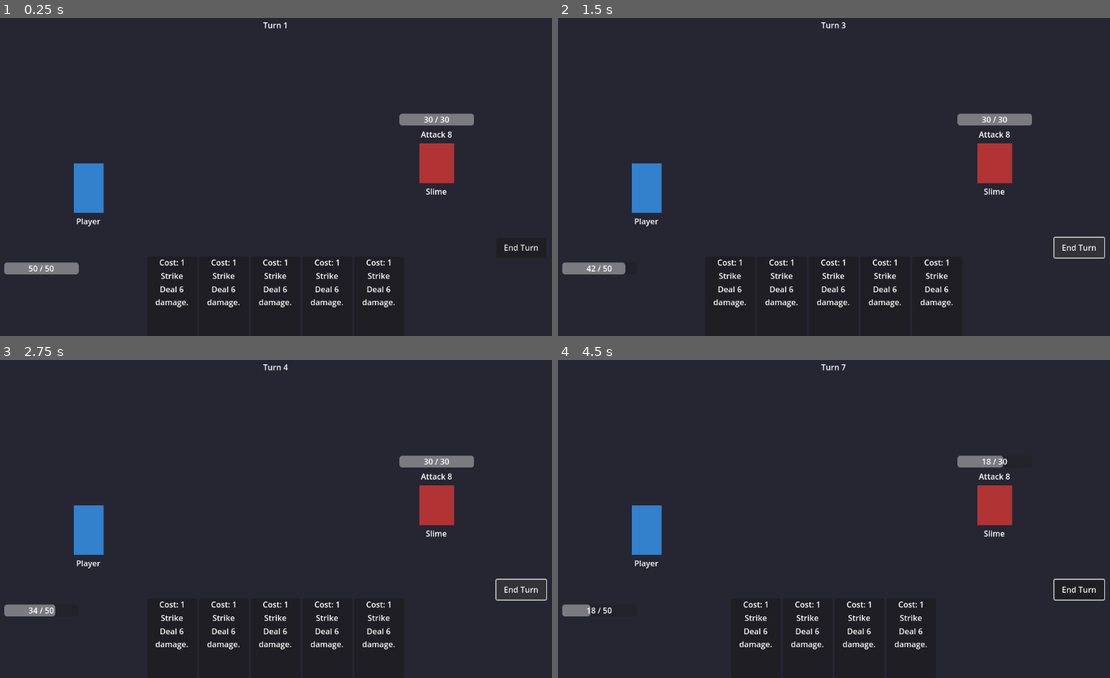
Above: before the commit, frames 1-4 (two rows, left to right).
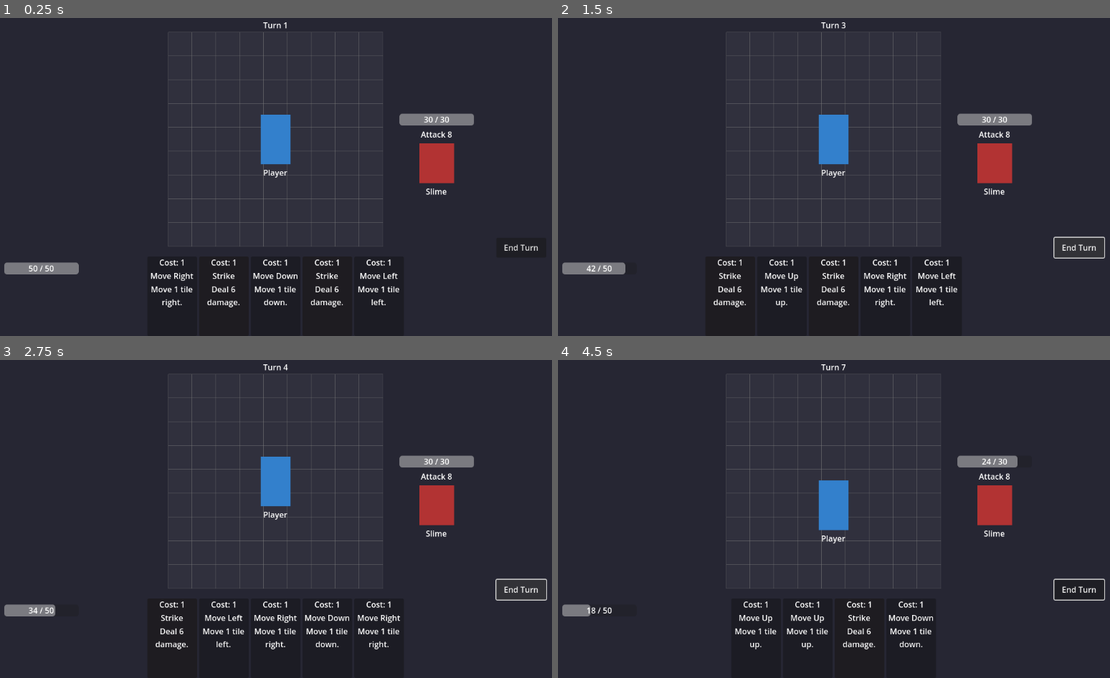
Above: after the commit, the same moments.

Repository: tommytang0122/kanjo-slay-the-spire
Game: Godot game, scene res://scenes/battle/battle_scene.tscn
Two runs of this game, one before a commit and one after it. Both use one fixed random seed, a clock stepped at 60 frames per second and the inputs below.
Inputs (mouse positions are in pixels of both pictures, inside the frame that each line leads up to):
- Up to frame 1 (0.25 s): no input
- Up to frame 2 (1.5 s): click "End Turn" at 0.5 s; click "End Turn" at 1.25 s
- Up to frame 3 (2.75 s): click "End Turn" at 2 s
- Up to frame 4 (4.5 s): tap Enter at 2.75, 4.25 s; move the mouse to (729, 639) at 2.77 s; click (729, 639) at 2.92 s; tap Space at 3.5 s; move the mouse to (756, 639) at 3.52 s; click (756, 639) at 3.67 s; move the mouse to (729, 639) at 4.27 s; click (729, 639) at 4.42 s

The runs differ from the first frame. In frame 1, 3.9% of the frame differs, in the area x 13-73%, y 4-91%; in frame 2, 3.9%; in frame 3, 4.2%; in frame 4, 4.0%.

Commit message:
add move

Diff:
--- a/data/cards/card_data.gd
+++ b/data/cards/card_data.gd
@@ -5,3 +5,4 @@
 @export var damage: int = 0
 @export var cost: int = 1
 @export var description: String = ""
+@export var card_type: String = "attack"
--- /dev/null
+++ b/data/cards/move_down.tres
@@ -0,0 +1,11 @@
+[gd_resource type="Resource" load_steps=2 format=3]
+
+[ext_resource type="Script" uid="uid://uk6k11iggp1n" path="res://data/cards/card_data.gd" id="1"]
+
+[resource]
+script = ExtResource("1")
+card_name = "Move Down"
+damage = 0
+cost = 1
+description = "Move 1 tile down."
+card_type = "move_down"
--- /dev/null
+++ b/data/cards/move_left.tres
@@ -0,0 +1,11 @@
+[gd_resource type="Resource" load_steps=2 format=3]
+
+[ext_resource type="Script" uid="uid://uk6k11iggp1n" path="res://data/cards/card_data.gd" id="1"]
+
+[resource]
+script = ExtResource("1")
+card_name = "Move Left"
+damage = 0
+cost = 1
+description = "Move 1 tile left."
+card_type = "move_left"
--- /dev/null
+++ b/data/cards/move_right.tres
@@ -0,0 +1,11 @@
+[gd_resource type="Resource" load_steps=2 format=3]
+
+[ext_resource type="Script" uid="uid://uk6k11iggp1n" path="res://data/cards/card_data.gd" id="1"]
+
+[resource]
+script = ExtResource("1")
+card_name = "Move Right"
+damage = 0
+cost = 1
+description = "Move 1 tile right."
+card_type = "move_right"
--- /dev/null
+++ b/data/cards/move_up.tres
@@ -0,0 +1,11 @@
+[gd_resource type="Resource" load_steps=2 format=3]
+
+[ext_resource type="Script" uid="uid://uk6k11iggp1n" path="res://data/cards/card_data.gd" id="1"]
+
+[resource]
+script = ExtResource("1")
+card_name = "Move Up"
+damage = 0
+cost = 1
+description = "Move 1 tile up."
+card_type = "move_up"
--- a/data/cards/strike.tres
+++ b/data/cards/strike.tres
@@ -8,3 +8,4 @@
 damage = 6
 cost = 1
 description = "Deal 6 damage."
+card_type = "attack"
--- a/data/characters/player.tres
+++ b/data/characters/player.tres
@@ -1,11 +1,15 @@
-[gd_resource type="Resource" script_class="CharacterData" load_steps=4 format=3 uid="uid://bigqr746xvnbd"]
+[gd_resource type="Resource" script_class="CharacterData" load_steps=8 format=3 uid="uid://bigqr746xvnbd"]
 
 [ext_resource type="Script" uid="uid://cnxelhfka3d2m" path="res://data/characters/character_data.gd" id="1"]
 [ext_resource type="Script" uid="uid://uk6k11iggp1n" path="res://data/cards/card_data.gd" id="1_btt0u"]
 [ext_resource type="Resource" uid="uid://b3ak1li5ppcd1" path="res://data/cards/strike.tres" id="2"]
+[ext_resource type="Resource" path="res://data/cards/move_up.tres" id="3"]
+[ext_resource type="Resource" path="res://data/cards/move_down.tres" id="4"]
+[ext_resource type="Resource" path="res://data/cards/move_left.tres" id="5"]
+[ext_resource type="Resource" path="res://data/cards/move_right.tres" id="6"]
 
 [resource]
 script = ExtResource("1")
 character_name = "Player"
 max_hp = 50
-deck = Array[ExtResource("1_btt0u")]([ExtResource("2"), ExtResource("2"), ExtResource("2"), ExtResource("2"), ExtResource("2")])
+deck = Array[ExtResource("1_btt0u")]([ExtResource("2"), ExtResource("2"), ExtResource("2"), ExtResource("2"), ExtResource("2"), ExtResource("2"), ExtResource("2"), ExtResource("2"), ExtResource("2"), ExtResource("2"), ExtResource("2"), ExtResource("2"), ExtResource("2"), ExtResource("2"), ExtResource("2"), ExtResource("2"), ExtResource("2"), ExtResource("2"), ExtResource("2"), ExtResource("2"), ExtResource("3"), ExtResource("3"), ExtResource("3"), ExtResource("3"), ExtResource("3"), ExtResource("4"), ExtResource("4"), ExtResource("4"), ExtResource("4"), ExtResource("4"), ExtResource("5"), ExtResource("5"), ExtResource("5"), ExtResource("5"), ExtResource("5"), ExtResource("6"), ExtResource("6"), ExtResource("6"), ExtResource("6"), ExtResource("6")])
--- /dev/null
+++ b/scenes/battle/battle_grid.gd
@@ -0,0 +1,22 @@
+class_name BattleGrid
+extends Node2D
+
+const GRID_SIZE := 9
+const TILE_SIZE := 48
+
+var player_pos := Vector2i(4, 4)
+
+func update_position(p_player_pos: Vector2i) -> void:
+	player_pos = p_player_pos
+	queue_redraw()
+
+func _draw() -> void:
+	for x in range(GRID_SIZE):
+		for y in range(GRID_SIZE):
+			var rect := Rect2(x * TILE_SIZE, y * TILE_SIZE, TILE_SIZE, TILE_SIZE)
+			var pos := Vector2i(x, y)
+			if pos == player_pos:
+				draw_rect(rect, Color(0.3, 0.5, 0.9, 0.6))
+			else:
+				draw_rect(rect, Color(0.25, 0.25, 0.3, 0.4))
+			draw_rect(rect, Color(0.5, 0.5, 0.5, 0.3), false)
--- a/scenes/battle/battle_scene.gd
+++ b/scenes/battle/battle_scene.gd
@@ -9,6 +9,7 @@
 @onready var end_turn_button: Button = $CanvasLayer/EndTurnButton
 @onready var turn_label: Label = $CanvasLayer/TurnLabel
 @onready var result_label: Label = $CanvasLayer/ResultLabel
+@onready var battle_grid: BattleGrid = $BattleGrid
 
 var player_data: CharacterData = preload("res://data/characters/player.tres")
 var enemy_data: CharacterData = preload("res://data/characters/slime.tres")
@@ -39,6 +40,13 @@
 	# Connect enemy intent
 	enemy_node.intent_changed.connect(_on_intent_changed)
 
+	# Setup grid — player on left grid, enemy fixed on right
+	var gm := battle_manager.grid_manager
+	player_node.position = gm.grid_to_screen(gm.player_pos)
+	enemy_node.position = Vector2(900, 300)
+	battle_grid.update_position(gm.player_pos)
+	gm.player_moved.connect(_on_player_moved)
+
 	# Start battle
 	battle_manager.setup(player_node, enemy_node, player_data)
 
@@ -51,5 +59,10 @@
 	result_label.text = "VICTORY!" if won else "DEFEAT..."
 	end_turn_button.disabled = true
 
+func _on_player_moved(new_pos: Vector2i) -> void:
+	var gm := battle_manager.grid_manager
+	player_node.position = gm.grid_to_screen(new_pos)
+	battle_grid.update_position(new_pos)
+
 func _on_intent_changed(_intent: String) -> void:
 	pass # IntentLabel on EnemyNode handles its own display
--- a/scenes/battle/battle_scene.tscn
+++ b/scenes/battle/battle_scene.tscn
@@ -8,6 +8,8 @@
 [ext_resource type="Script" uid="uid://ryoho6ks1gi" path="res://scripts/deck_manager.gd" id="6"]
 [ext_resource type="Script" uid="uid://d03bqygh6kxc7" path="res://scenes/ui/health_bar.gd" id="7"]
 [ext_resource type="Script" uid="uid://bdn2qhgyl8p8i" path="res://scenes/ui/hand_ui.gd" id="8"]
+[ext_resource type="Script" uid="uid://drf2in3jyidnm" path="res://scenes/battle/battle_grid.gd" id="9"]
+[ext_resource type="Script" uid="uid://dnoaa01barfcy" path="res://scripts/grid_manager.gd" id="10"]
 
 [node name="BattleScene" type="Node2D"]
 script = ExtResource("1")
@@ -16,6 +18,10 @@
 offset_right = 1152.0
 offset_bottom = 648.0
 color = Color(0.15, 0.15, 0.2, 1)
+
+[node name="BattleGrid" type="Node2D" parent="."]
+position = Vector2(360, 36)
+script = ExtResource("9")
 
 [node name="PlayerNode" type="Node2D" parent="."]
 position = Vector2(200, 350)
@@ -70,6 +76,9 @@
 
 [node name="DeckManager" type="Node" parent="BattleManager"]
 script = ExtResource("6")
+
+[node name="GridManager" type="Node" parent="BattleManager"]
+script = ExtResource("10")
 
 [node name="CanvasLayer" type="CanvasLayer" parent="."]
 
--- a/scenes/ui/card_ui.gd
+++ b/scenes/ui/card_ui.gd
@@ -23,6 +23,10 @@
 	name_label.text = card_data.card_name
 	damage_label.text = card_data.description
 	cost_label.text = "Cost: %d" % card_data.cost
+	if card_data.card_type == "attack":
+		self_modulate = Color(1.0, 0.85, 0.85)
+	else:
+		self_modulate = Color(0.85, 0.85, 1.0)
 
 func _on_gui_input(event: InputEvent) -> void:
 	if event is InputEventMouseButton and event.pressed and event.button_index == MOUSE_BUTTON_LEFT:
--- a/scripts/battle_manager.gd
+++ b/scripts/battle_manager.gd
@@ -9,6 +9,7 @@
 
 @onready var turn_system: TurnSystem = $TurnSystem
 @onready var deck_manager: DeckManager = $DeckManager
+@onready var grid_manager: GridManager = $GridManager
 
 var player_node: PlayerNode
 var enemy_node: EnemyNode
@@ -28,9 +29,14 @@
 func execute_card(card: CardData) -> void:
 	if not is_player_turn:
 		return
-	deck_manager.play_card(card)
-	enemy_node.take_damage(card.damage)
-	card_played.emit(card)
+	if card.card_type == "attack":
+		deck_manager.play_card(card)
+		enemy_node.take_damage(card.damage)
+		card_played.emit(card)
+	else:
+		if grid_manager.try_move(card.card_type):
+			deck_manager.play_card(card)
+			card_played.emit(card)
 
 func end_player_turn() -> void:
 	if not is_player_turn:
--- /dev/null
+++ b/scripts/grid_manager.gd
@@ -0,0 +1,31 @@
+class_name GridManager
+extends Node
+
+signal player_moved(new_pos: Vector2i)
+
+const GRID_SIZE := 9
+const TILE_SIZE := 48
+const GRID_ORIGIN := Vector2(360, 36)
+
+var player_pos := Vector2i(4, 4)
+
+const DIRECTIONS := {
+	"move_up": Vector2i(0, -1),
+	"move_down": Vector2i(0, 1),
+	"move_left": Vector2i(-1, 0),
+	"move_right": Vector2i(1, 0),
+}
+
+func try_move(card_type: String) -> bool:
+	if card_type not in DIRECTIONS:
+		return false
+	var dir: Vector2i = DIRECTIONS[card_type]
+	var new_pos: Vector2i = player_pos + dir
+	if new_pos.x < 0 or new_pos.x >= GRID_SIZE or new_pos.y < 0 or new_pos.y >= GRID_SIZE:
+		return false
+	player_pos = new_pos
+	player_moved.emit(player_pos)
+	return true
+
+func grid_to_screen(grid_pos: Vector2i) -> Vector2:
+	return GRID_ORIGIN + Vector2(grid_pos.x * TILE_SIZE + TILE_SIZE / 2.0, grid_pos.y * TILE_SIZE + TILE_SIZE / 2.0)
Not shown, changed: .claude/settings.local.json
Not shown, added: scenes/battle/battle_grid.gd.uid
Not shown: 1 places in scenes/battle/battle_scene.tscn that only renumber resources
Not shown, added: scripts/grid_manager.gd.uid
